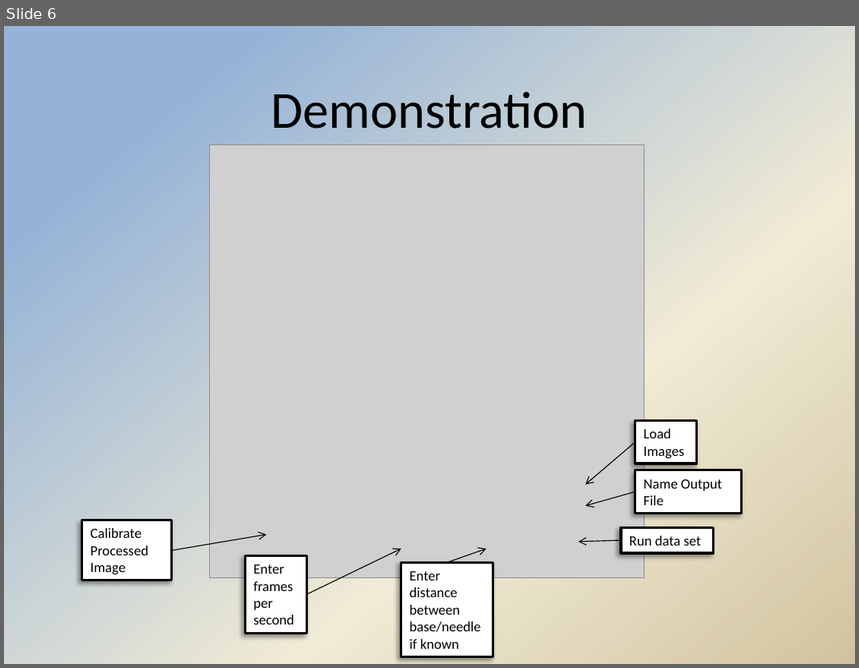
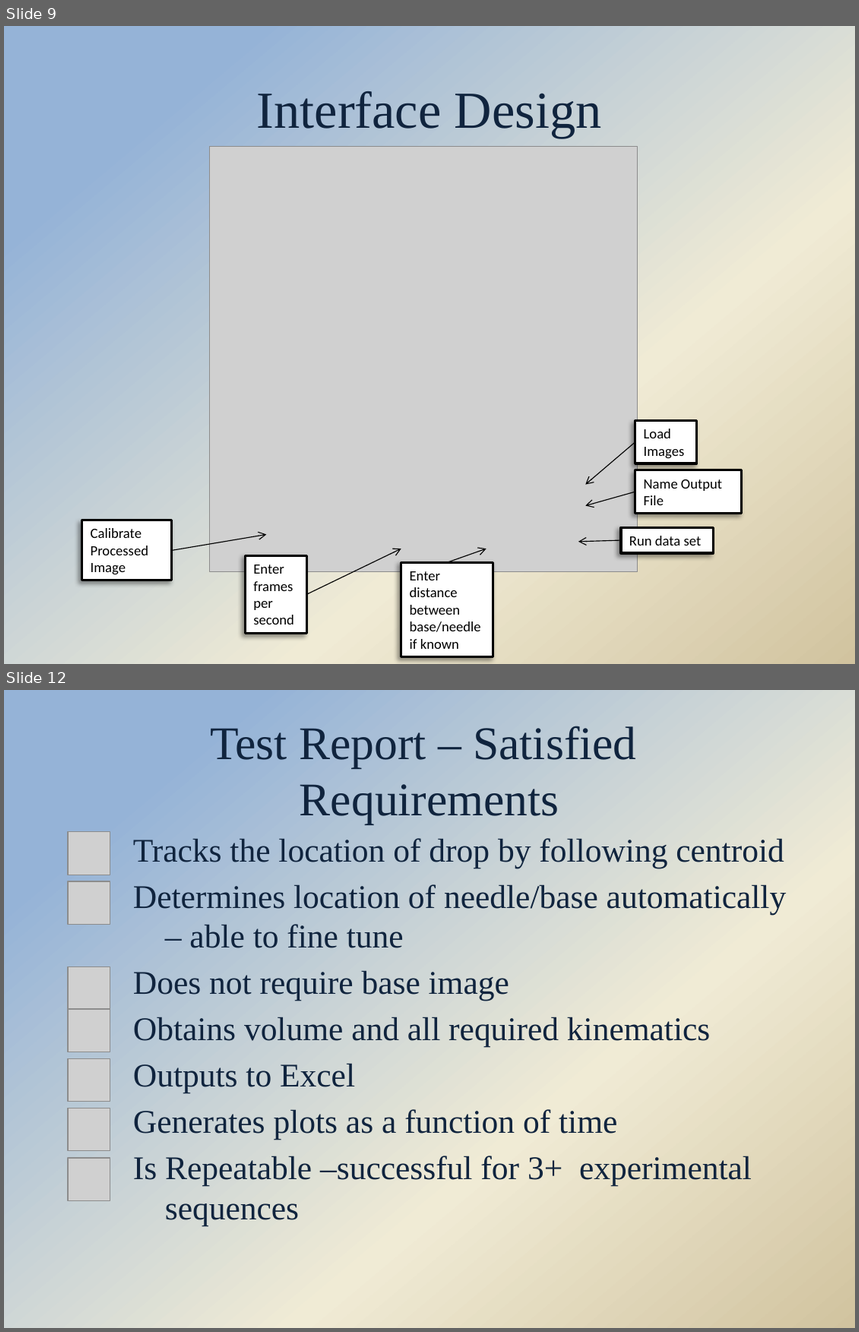
Before and after one commit to Hdtran89/ImageProcessing, a slide deck: A Team Documents/Final presentation.pptx. Shown one above the other, each under a label of ours: slide 6 before the commit, slides 9 and 12 after it; the slides between them are not shown. The pictures are 859x668 and 859x1332 pixels, drawn with LibreOffice and Linux fonts; fonts in the diff are those of the drawing; grey boxes stand for pictures; background and template pictures are left out. Boxes give left, top, right and bottom in pixels: in the first picture for what was removed or moved away, otherwise in the second. Text is boxed around its words. In the diff, an @@ line names an element or a change of style, - is before the commit and + after.

```diff
--- a/A Team Documents/Final presentation.pptx
+++ b/A Team Documents/Final presentation.pptx
@@ slide 12 added at bbox=[4, 690, 855, 1328], background gradient #95B3D7 to #F0EBD5 to #D1C39F @@
@@ title added at bbox=[210, 726, 636, 824], 39.6 pt, text #0F243E @@
+Test Report – Satisfied
+Requirements
@@ picture added at bbox=[68, 832, 110, 875] @@
@@ text added at bbox=[133, 838, 787, 1226], 28 pt, text #0F243E @@
+Tracks the location of drop by following centroid
+Determines location of needle/base automatically – able to fine tune
+Does not require base image
+Obtains volume and all required kinematics
+Outputs to Excel
+Generates plots as a function of time
+Is Repeatable –successful for 3+ experimental sequences
@@ picture added at bbox=[68, 882, 110, 924] @@
@@ picture added at bbox=[68, 967, 110, 1009] @@
@@ picture added at bbox=[68, 1009, 110, 1052] @@
@@ picture added at bbox=[68, 1059, 110, 1101] @@
@@ picture added at bbox=[68, 1109, 110, 1151] @@
@@ picture added at bbox=[68, 1158, 110, 1201] @@
@@ what was slide 6 is now slide 9 @@
@@ slide 9 changed as well @@
@@ title at bbox=[257, 91, 602, 138]: text changed; font Calibri to Times New Roman; text colour #000000 to #0F243E @@
-Demonstration
+Interface Design
@@ picture: place and size @@
-picture at bbox=[210, 145, 645, 579]
+picture at bbox=[210, 147, 638, 572]
```
Also in this commit, not shown: 13 other slides changed, 8 other slides added, 1 slide removed.
